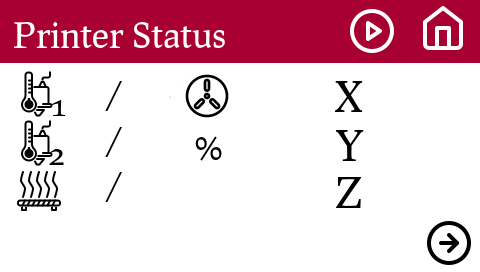
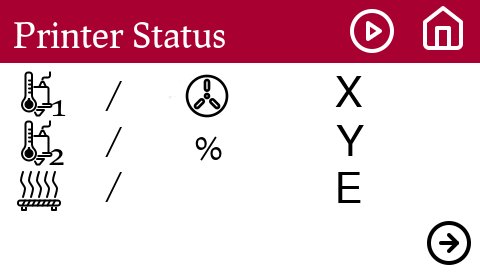
Two versions of the same layered image (480×272). Layer-by-layer changes:
added group "072-icon-x" with 1 layers above "073-icon-y" over [335, 76, 362, 107]
moved "X" into group "072-icon-x", painted on it over [335, 76, 363, 112]
added group "073-icon-y" with 1 layers above "074-icon-z" over [336, 125, 364, 156]
moved "Y" into group "073-icon-y", painted on it over [336, 125, 364, 161]
moved "Z" into group "074-icon-z", painted on it over [335, 172, 362, 208]
added group "074-icon-e" with 1 layers above "Progress Bar" over [338, 172, 361, 203]
added layer "E" in group "074-icon-e" over [338, 172, 361, 203]
